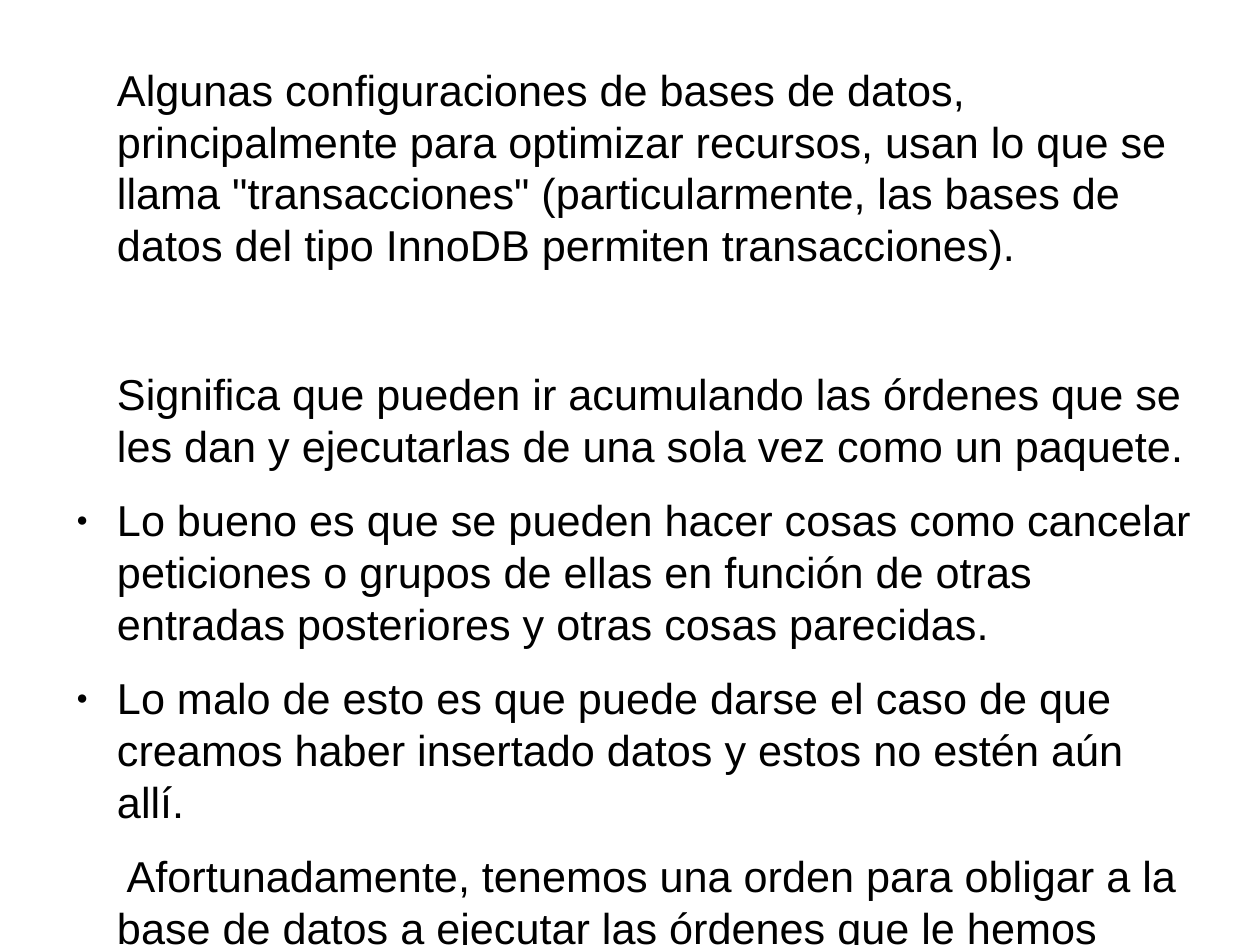
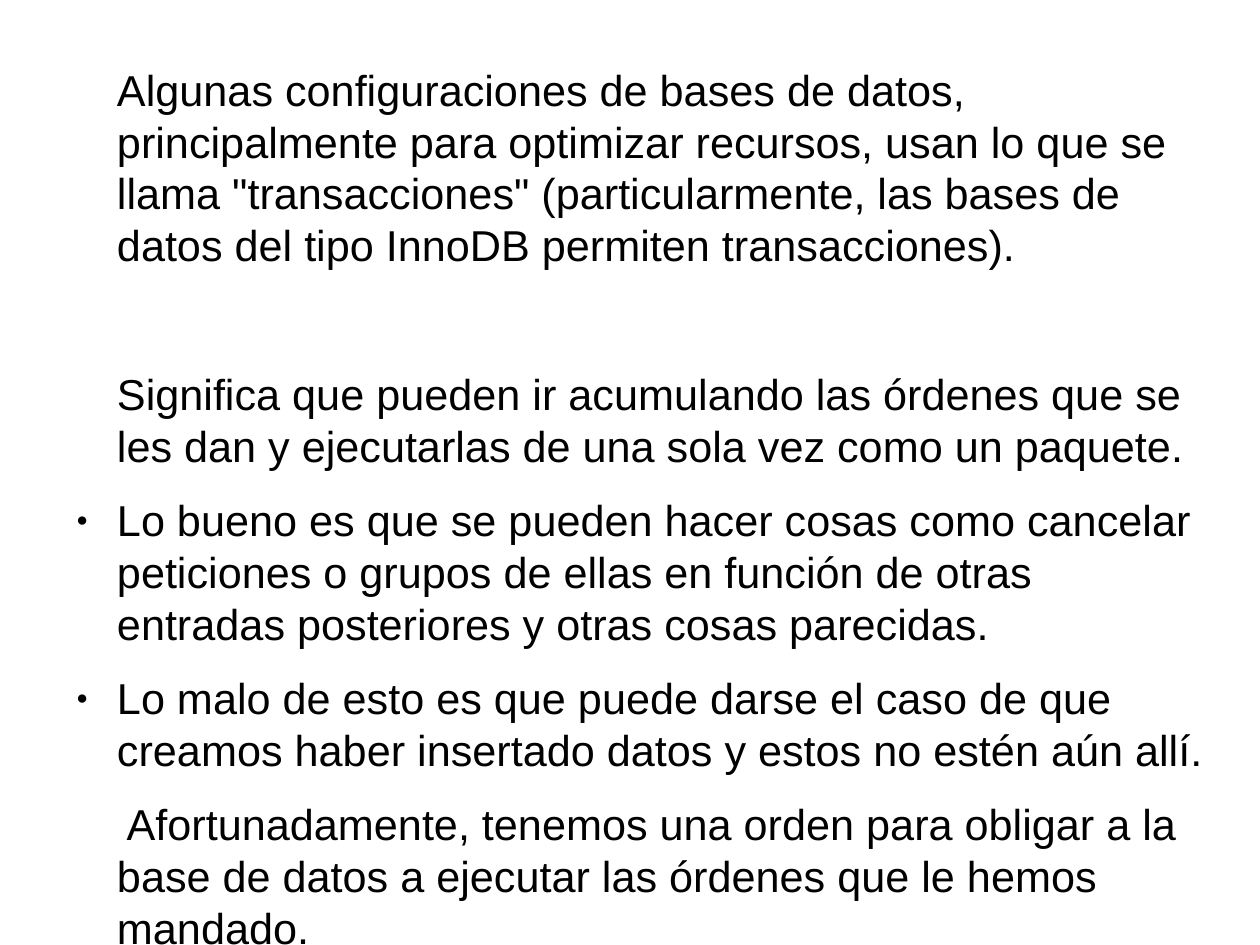
Before and after one commit to javacasm/CursoPythonCompleto, a slide deck: slide 58 of Base_de_Datos/BaseDeDatosPython.odp. Drawn at 1260x945 pixels with LibreOffice and Linux fonts; fonts in the diff are those of the drawing. Boxes give left, top, right and bottom in pixels: in the first picture for what was removed or moved away, otherwise in the second. Text is boxed around its words. In the diff, an @@ line names an element or a change of style, - is before the commit and + after.

```diff
--- a/Base_de_Datos/BaseDeDatosPython.odp
+++ b/Base_de_Datos/BaseDeDatosPython.odp
@@ text "Algunas configuraciones de bases de ..." rewrapped from bbox=[117, 74, 1190, 945] to bbox=[117, 74, 1202, 901] @@
```
Also in this commit, not shown: 3 other slides changed, 12 slides added, 5 other files.
